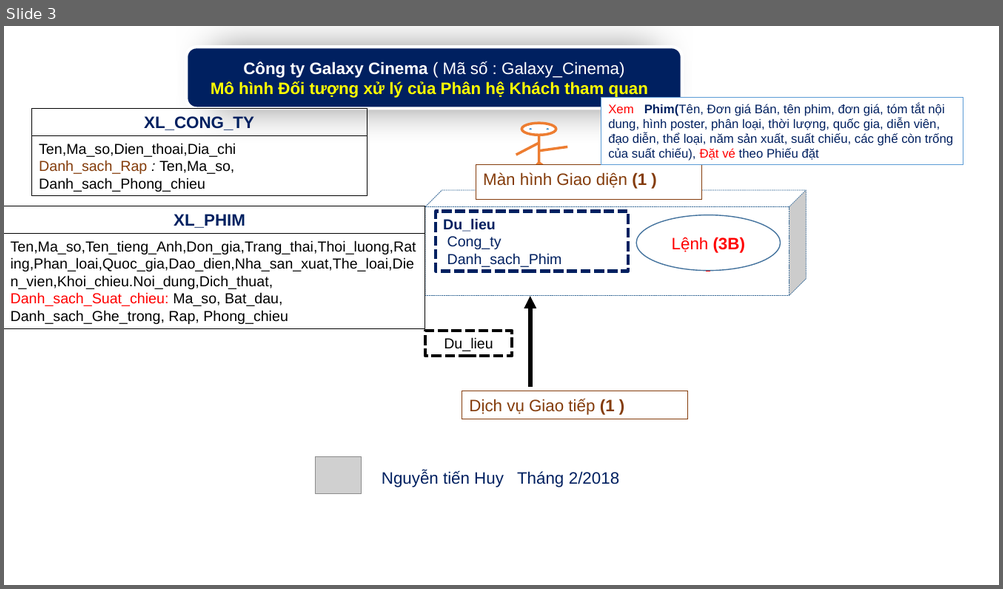
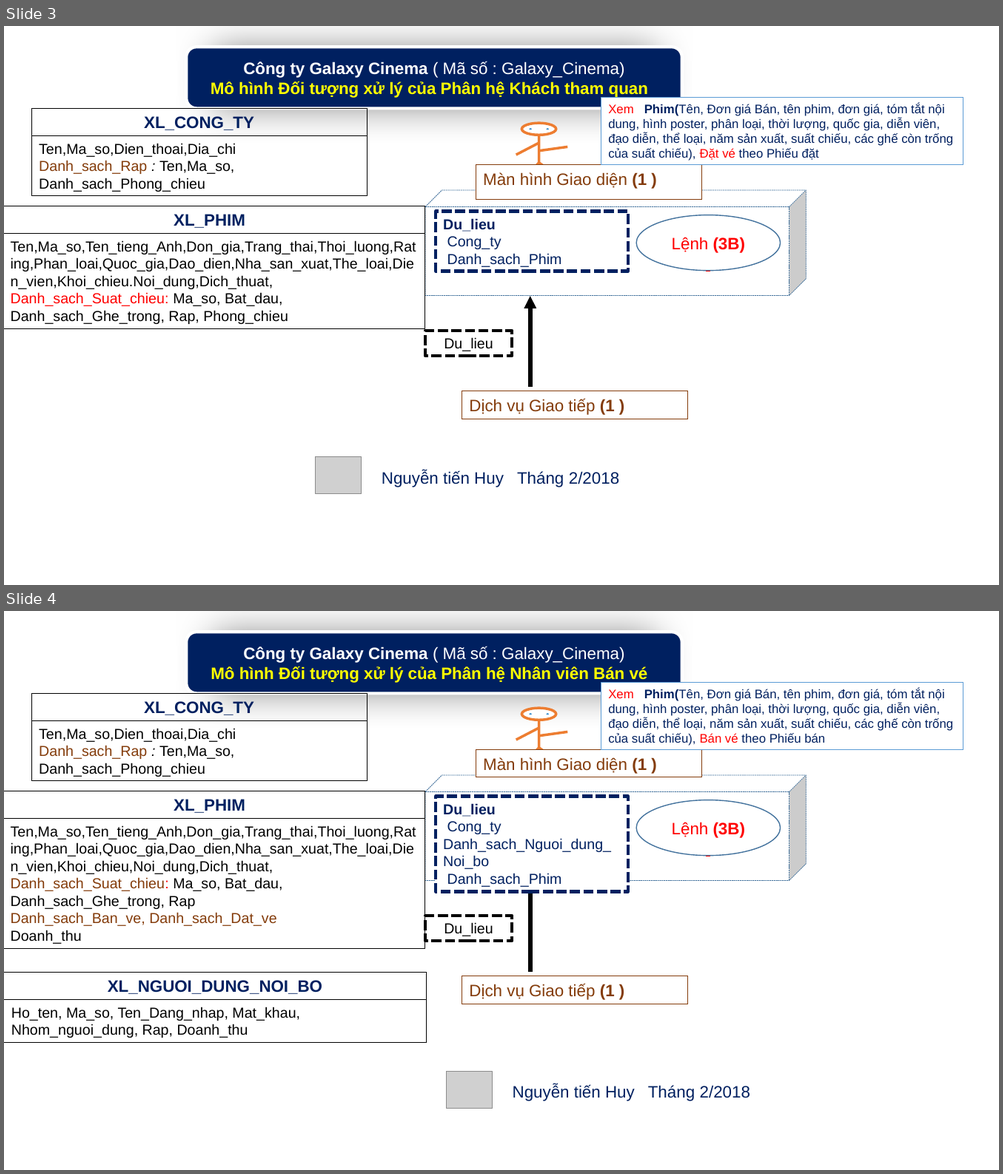
Before and after one commit to phkhuong/pttkpm_doan, a slide deck: Galaxy_Cinema_Mo_hinh_Doi_tuong.pptx. Shown one above the other, each under a label of ours: slide 3 before the commit, slides 3 and 4 after it. The pictures are 1003x589 and 1003x1174 pixels, drawn with LibreOffice and Linux fonts; fonts in the diff are those of the drawing; grey boxes stand for pictures. Boxes give left, top, right and bottom in pixels: in the first picture for what was removed or moved away, otherwise in the second. Text is boxed around its words. In the diff, an @@ line names an element or a change of style, - is before the commit and + after.

Commit message:
Cập nhật mô hình xử lý phân hệ Nhân viên bán vé

```diff
--- a/Galaxy_Cinema_Mo_hinh_Doi_tuong.pptx
+++ b/Galaxy_Cinema_Mo_hinh_Doi_tuong.pptx
@@ slide 4 added at (4,611,999,1170), background #FFFFFF @@
@@ rounded rectangle added at (186,632,681,694), fill #002060, outline #FFFFFF 3 pt, 16 pt, text #FFFF00, bold @@
+Công ty Galaxy Cinema ( Mã số : Galaxy_Cinema)
+Mô hình Đối tượng xử lý của Phân hệ Nhân viên Bán vé
@@ rectangle added at (31,694,367,721), outline #000000 0.75 pt, 16 pt, text #002060, bold @@
+XL_CONG_TY
@@ rectangle added at (601,682,963,750), fill #FFFFFF, outline #5B9BD5 0.75 pt, 12 pt, text #002060 @@
+Xem Phim(Tên, Đơn giá Bán, tên phim, đơn giá, tóm tắt nội dung, hình poster, phân loại, thời lượng, quốc gia, diễn viên, đạo diễn, thể loại, năm sản xuất, suất chiếu, các ghế còn trống của suất chiếu), Bán vé theo Phiếu bán
@@ rectangle added at (31,721,367,781), outline #000000 0.75 pt, 14 pt, text #000000 @@
+Ten,Ma_so,Dien_thoai,Dia_chi
+Danh_sach_Rap : Ten,Ma_so, Danh_sach_Phong_chieu
@@ group added at (516,708,567,760): 5 lines, 3 ellipses @@
@@ rectangle added at (475,750,701,777), fill #FFFFFF, outline #843C0B 0.75 pt, 16 pt, text #843C0B @@
+Màn hình Giao diện (1 )
@@ cube added at (426,775,806,880), fill #FFFFFF, outline #43739E 0.5 pt dashed @@
@@ rectangle added at (4,791,426,818), outline #000000 0.75 pt, 16 pt, text #002060, bold @@
+XL_PHIM
@@ rectangle added at (436,797,629,892), fill #FFFFFF, outline #002060 3.25 pt dashed, 14 pt, text #002060 @@
+Du_lieu
+Cong_ty
+Danh_sach_Nguoi_dung_Noi_bo
+Danh_sach_Phim
@@ ellipse added at (636,800,780,856), fill #FFFFFF, outline #43739E 1 pt, 16 pt, text #FF0000 @@
+Lệnh (3B)
@@ rectangle added at (4,818,426,949), outline #000000 0.75 pt, 14 pt, text #000000 @@
+Ten,Ma_so,Ten_tieng_Anh,Don_gia,Trang_thai,Thoi_luong,Rating,Phan_loai,Quoc_gia,Dao_dien,Nha_san_xuat,The_loai,Dien_vien,Khoi_chieu,Noi_dung,Dich_thuat,
+Danh_sach_Suat_chieu: Ma_so, Bat_dau, Danh_sach_Ghe_trong, Rap
+Danh_sach_Ban_ve, Danh_sach_Dat_ve
+Doanh_thu
@@ arrow added from (530, 972) to (530, 881), #000000 4 pt @@
@@ rectangle added at (426,916,512,942), fill #FFFFFF, outline #000000 3.25 pt dashed, 14 pt, text #000000 @@
+Du_lieu
@@ rectangle added at (4,972,427,999), outline #000000 0.75 pt, 16 pt, text #002060, bold @@
+XL_NGUOI_DUNG_NOI_BO
@@ rectangle added at (462,977,688,1004), fill #FFFFFF, outline #843C0B 0.75 pt, 16 pt, text #843C0B @@
+Dịch vụ Giao tiếp (1 )
@@ rectangle added at (4,999,427,1042), outline #000000 0.75 pt, 14 pt, text #000000 @@
+Ho_ten, Ma_so, Ten_Dang_nhap, Mat_khau, Nhom_nguoi_dung, Rap, Doanh_thu
@@ picture added at (447,1071,492,1109) @@
@@ text added at (512,1085,750,1102), 16 pt, text #002060 @@
+Nguyễn tiến Huy Tháng 2/2018
```
